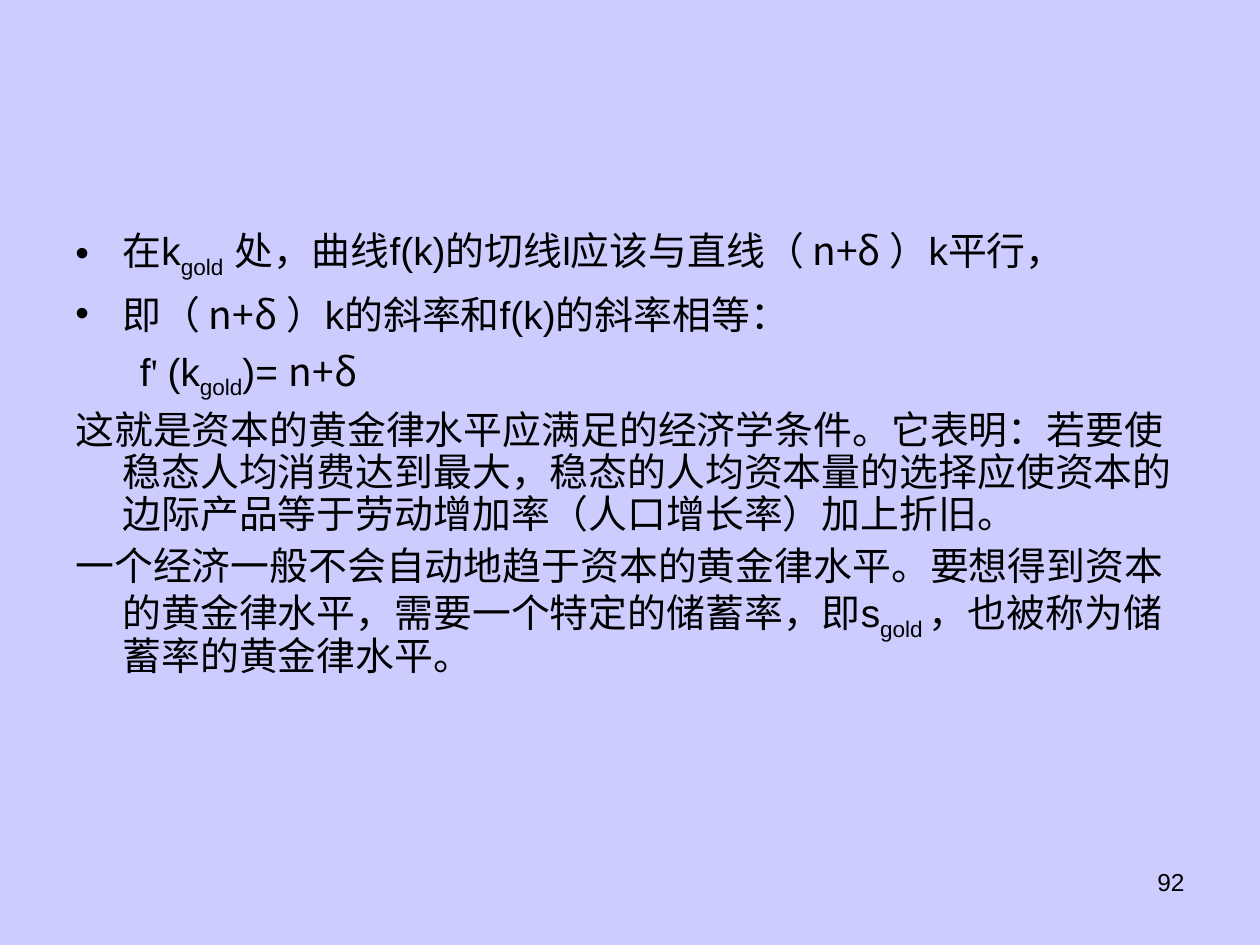
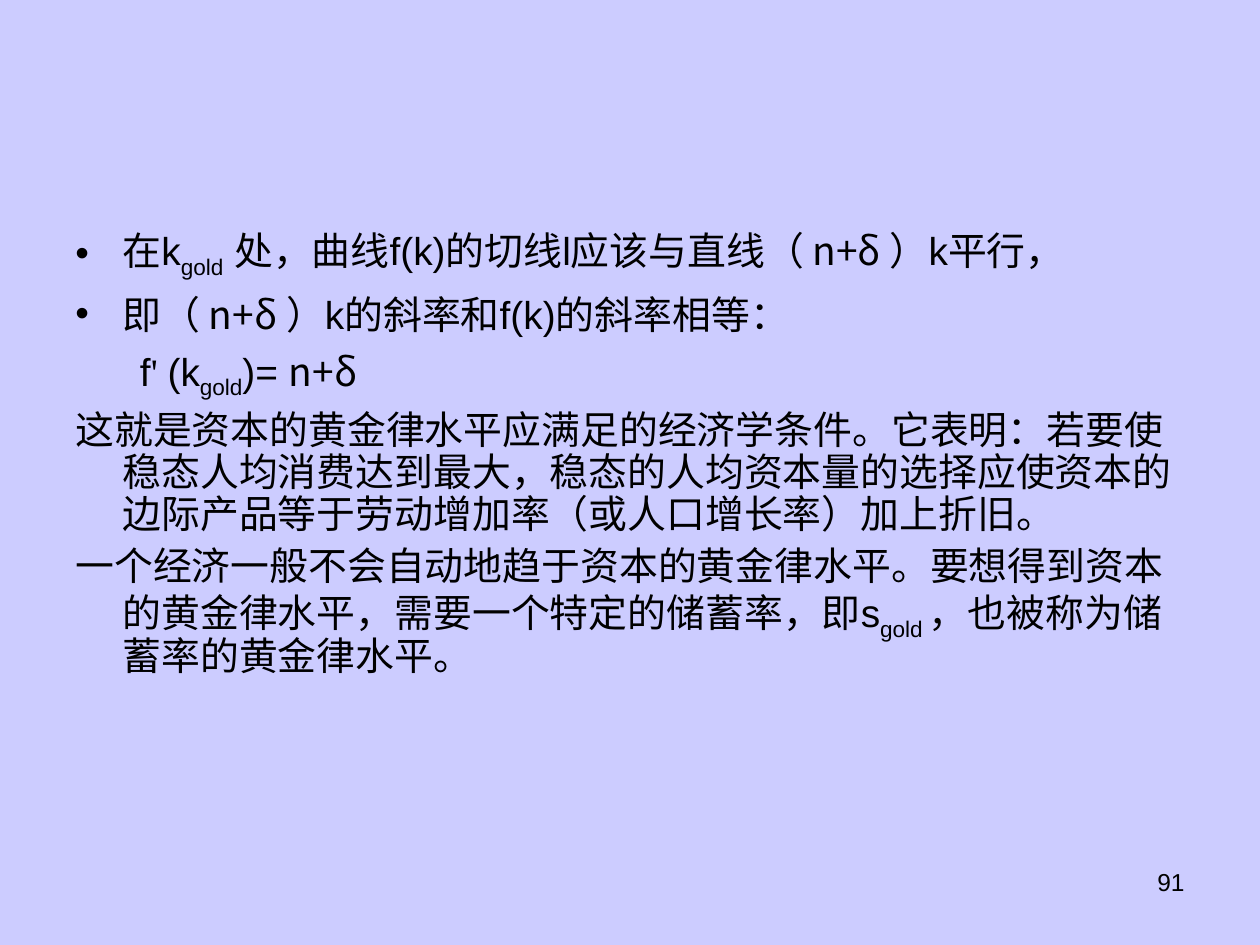
Before and after one commit to dhndzwxj/Teaching_assistant, a slide deck: slide 91 of 宏观原理课件/第8章 经济增长新.ppt (slide 92 before the commit). Drawn at 1260x945 pixels with LibreOffice and Linux fonts; fonts in the diff are those of the drawing. Boxes give left, top, right and bottom in pixels: in the first picture for what was removed or moved away, otherwise in the second. Text is boxed around its words. In the diff, an @@ line names an element or a change of style, - is before the commit and + after.

Commit message:
'230605-19'

```diff
--- a/宏观原理课件/第8章 经济增长新.ppt
+++ b/宏观原理课件/第8章 经济增长新.ppt
@@ text at [75,411,1172,532]: text changed @@
-这就是资本的黄金律水平应满足的经济学条件。它表明：若要使稳态人均消费达到最大，稳态的人均资本量的选择应使资本的边际产品等于劳动增加率（人口增长率）加上折旧。
+这就是资本的黄金律水平应满足的经济学条件。它表明：若要使稳态人均消费达到最大，稳态的人均资本量的选择应使资本的边际产品等于劳动增加率（或人口增长率）加上折旧。
@@ page number at [1157,874,1184,892]: text changed @@
-92
+91
```
Also in this commit, not shown: 6 other slides changed, 4 slides added, 2 slides removed.
